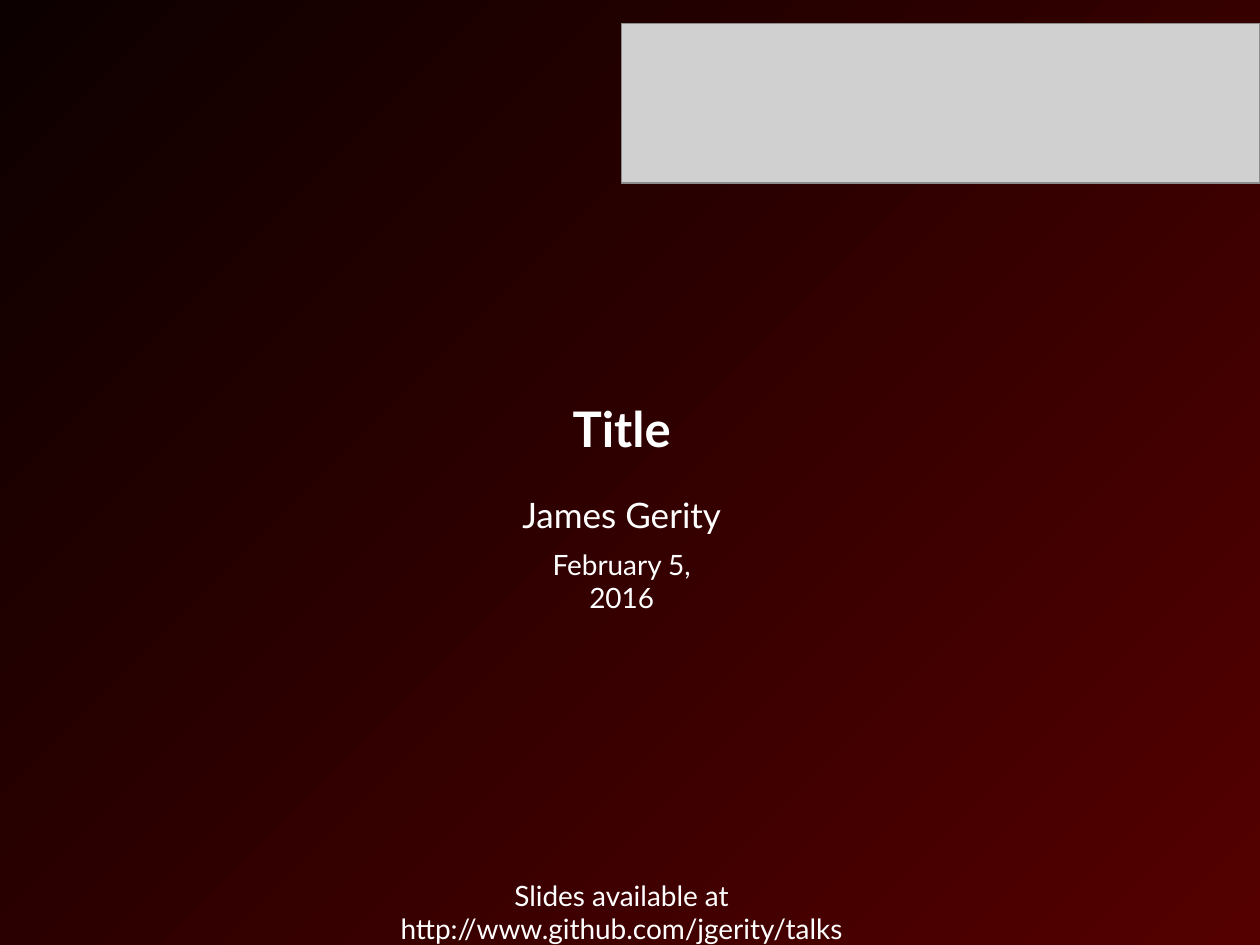
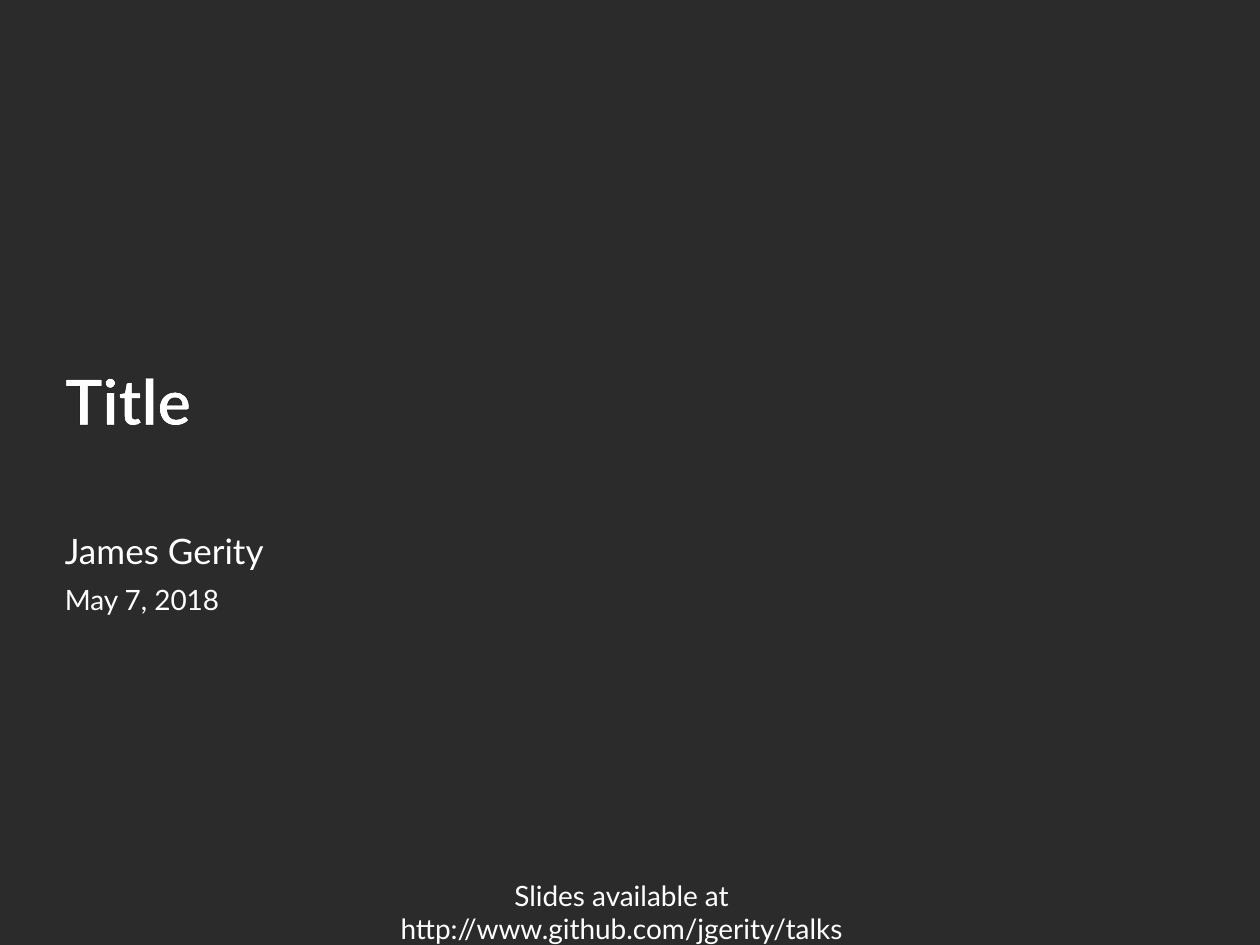
Before and after one commit to jgerity/talks, a slide deck: slide 1 of TAMU_jgerityTemplate.potx. Drawn at 1260x945 pixels with LibreOffice and Linux fonts; fonts in the diff are those of the drawing; grey boxes stand for pictures; background and template pictures are left out; a plain dark background stands for a picture behind light text. Boxes give left, top, right and bottom in pixels: in the first picture for what was removed or moved away, otherwise in the second. Text is boxed around its words. In the diff, an @@ line names an element or a change of style, - is before the commit and + after.

Commit message:
Update template with slide numbers and pictures of MIST/MPHY on first/last slides

```diff
--- a/TAMU_jgerityTemplate.potx
+++ b/TAMU_jgerityTemplate.potx
@@ background gradient #0D0000 to #540000 to picture (left out) @@
@@ picture removed at <box>621,24,1260,184</box> @@
@@ title "Title": place and size @@
-title "Title" at <box>573,410,671,448</box>
+title "Title" at <box>65,378,191,425</box>
@@ title "Title" at <box>65,378,191,425</box>: size 28 to 36 pt, letter outline none to #000000 1 pt; alignment centre to left @@
@@ subtitle "James Gerity": place and size @@
-subtitle "James Gerity" at <box>522,502,721,534</box>
+subtitle "James Gerity" at <box>65,538,264,570</box>
@@ subtitle "James Gerity" at <box>65,538,264,570</box>: alignment centre to left @@
@@ text removed at <box>553,554,691,609</box> @@
-February 5, 2016
@@ text added at <box>65,589,219,615</box>, 16 pt, text #FFFFFF @@
+May 7, 2018
```
Also in this commit, not shown: 1 other slide changed, 1 slide added.
